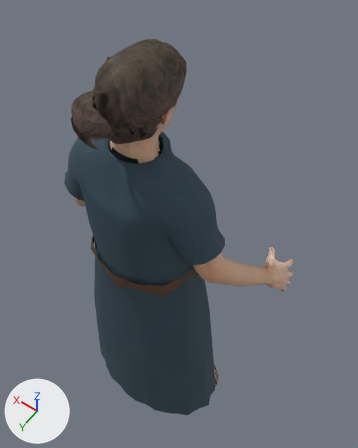
The glTF model prototype/assets/characters/frontier_civilian_woman_1.glb, before and after one commit.
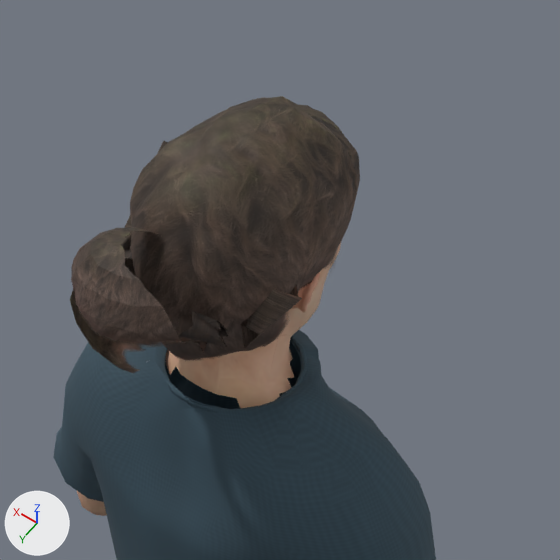
Old and new are each drawn whole from a 50 mm lens placed at (-0.521, 0.556, 1.997), pointed at (0.012, -0.191, 0.823) and again close up on the part from 12% to 74% of the width and 0% to 50% of the height. Every picture has the same lights, and +X, +Y and +Z are marked at lower left. The first two pictures are the older version. Vertices at exactly the same position are counted once.

Names of what the first close-up shows: 'FrontierBoundLocks', 'FrontierHairBun', 'HeroBody', 'HeroCollarSeam', 'HeroHair', 'HeroTunic' and 1 more.
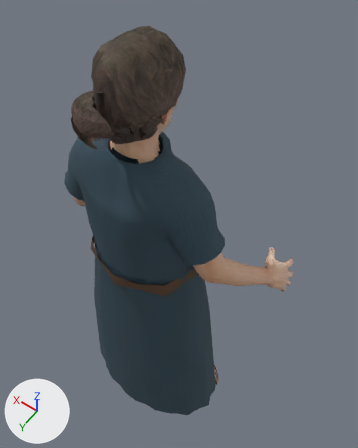
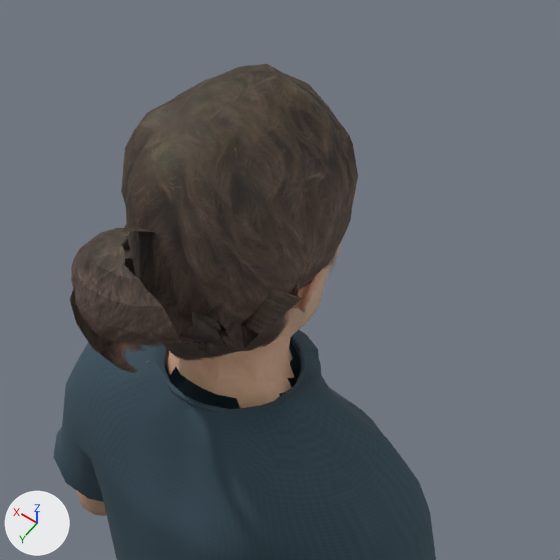
The newer file adds a shape key; the second version is drawn at full value of the shape key 'CastHair' of 'HeroHair', and the change is written as the vertex moves it makes.

Changed parts and their boxes [x1, y1, x2, y2] in the close-ups (560 x 560 px; the box of a moved part takes in the faces that stretch with it):
'HeroHair', reshaped (12% taller): before [130, 96, 360, 360]; after [121, 63, 358, 360]
part 1 of me_herohair, moved or reshaped: before [130, 96, 360, 275]; after [121, 63, 358, 275]

The change, as a list of edits to the scene's bpy script:
```text
Change me_herohair:
    used by ob_herohair; location = (0.0, 0.0, 0.0)
    remove me_herohair.from_pydata(...)  # 454 vertices, 802 faces; spans x -0.078..0.072, y -0.156..0.057, z 1.319..1.488
    add me_herohair.from_pydata(...)  # 454 vertices, 802 faces; spans x -0.077..0.076, y -0.157..0.057, z 1.319..1.505
    me_herohair part 1: 192 of 454 vertices moved; they spanned x -0.078..0.072, y -0.156..0.052, z 1.416..1.488 and now span x -0.075..0.076, y -0.157..0.052, z 1.417..1.505; mean shift (0.012, -0.002, 0.011); largest move (0.024, -0.094, 1.475) -> (0.042, -0.1, 1.492)
```
